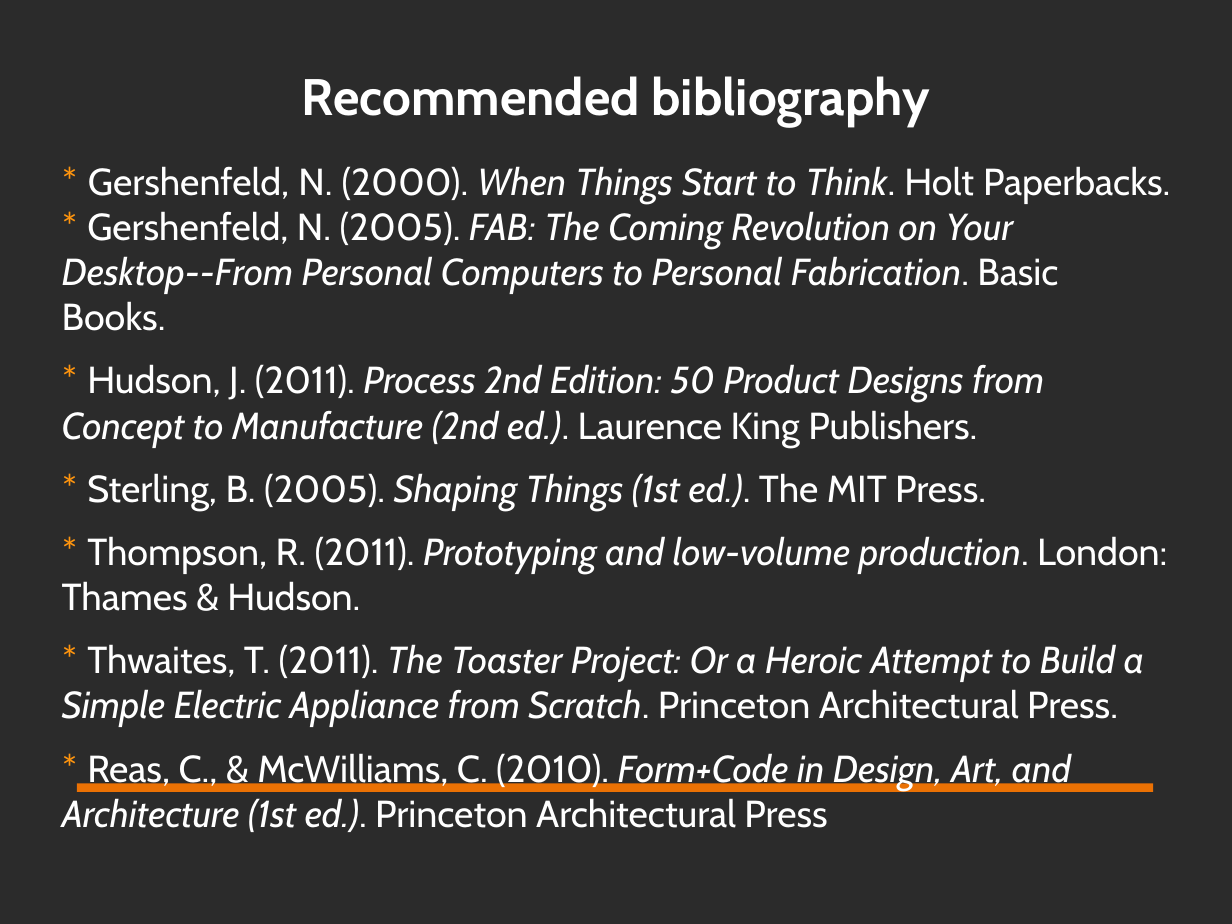
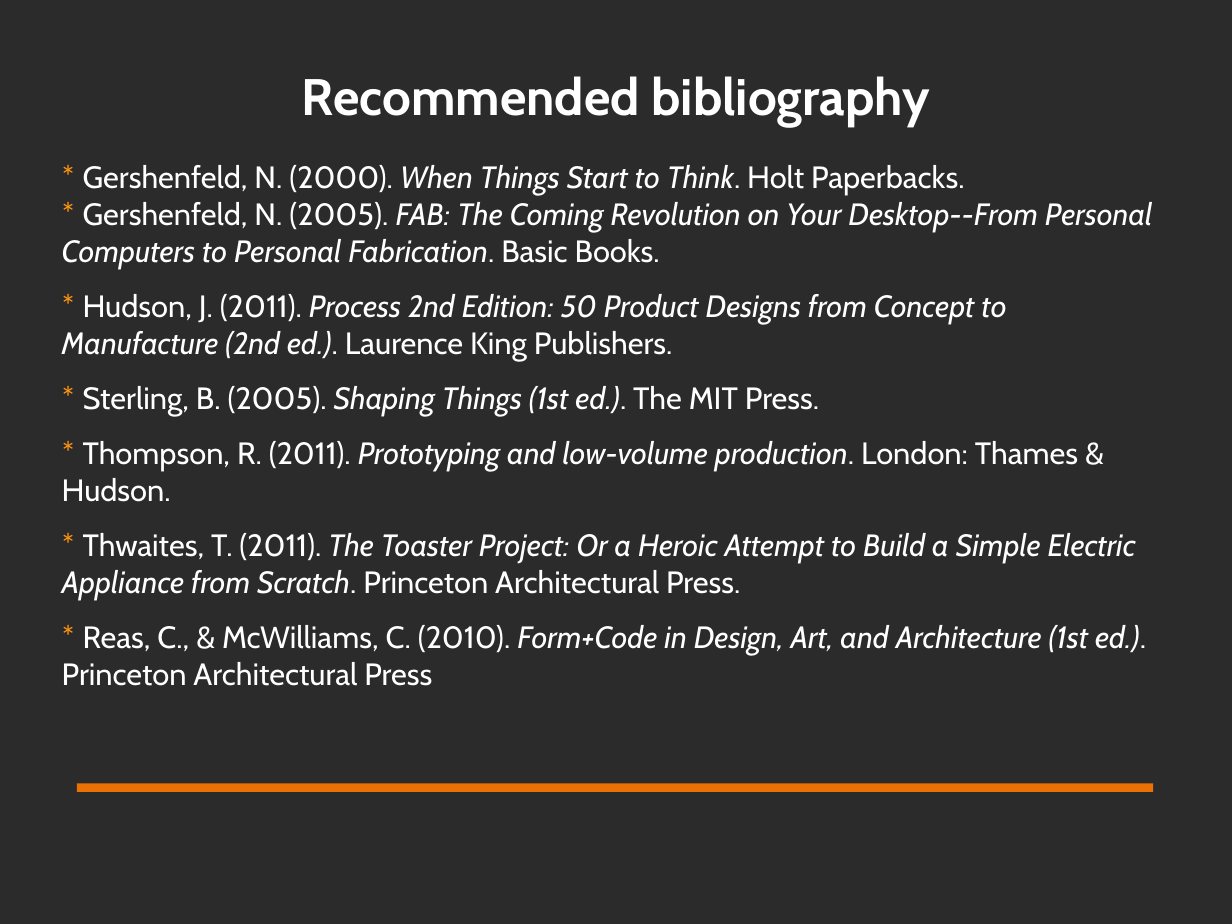
Before and after one commit to DigitalFabricationStudio/Slides, a slide deck: slide 8 of libreoffice/DigitalFabricationStudio.00__Introduction.odp. Drawn at 1232x924 pixels with LibreOffice and Linux fonts; fonts in the diff are those of the drawing; background and template pictures are left out; a plain dark background stands for a picture behind light text. Boxes give left, top, right and bottom in pixels: in the first picture for what was removed or moved away, otherwise in the second. Text is boxed around its words. In the diff, an @@ line names an element or a change of style, - is before the commit and + after.

```diff
--- a/libreoffice/DigitalFabricationStudio.00__Introduction.odp
+++ b/libreoffice/DigitalFabricationStudio.00__Introduction.odp
@@ text "* Gershenfeld, N. (2000). When ..." at bbox=[62, 165, 1152, 686]: size 22 to 18 pt @@
```
Also in this commit, not shown: 7 other slides changed, 3 slides added, 2 slides removed, 12 other files.
